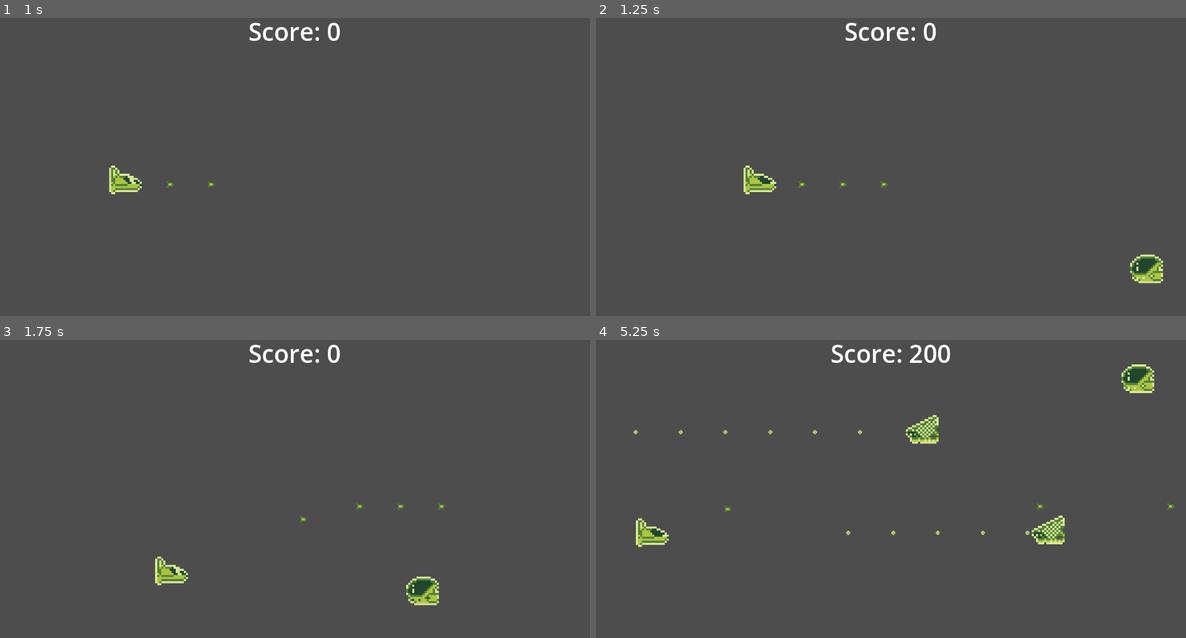
Above: before the commit, frames 1-4 (two rows, left to right).
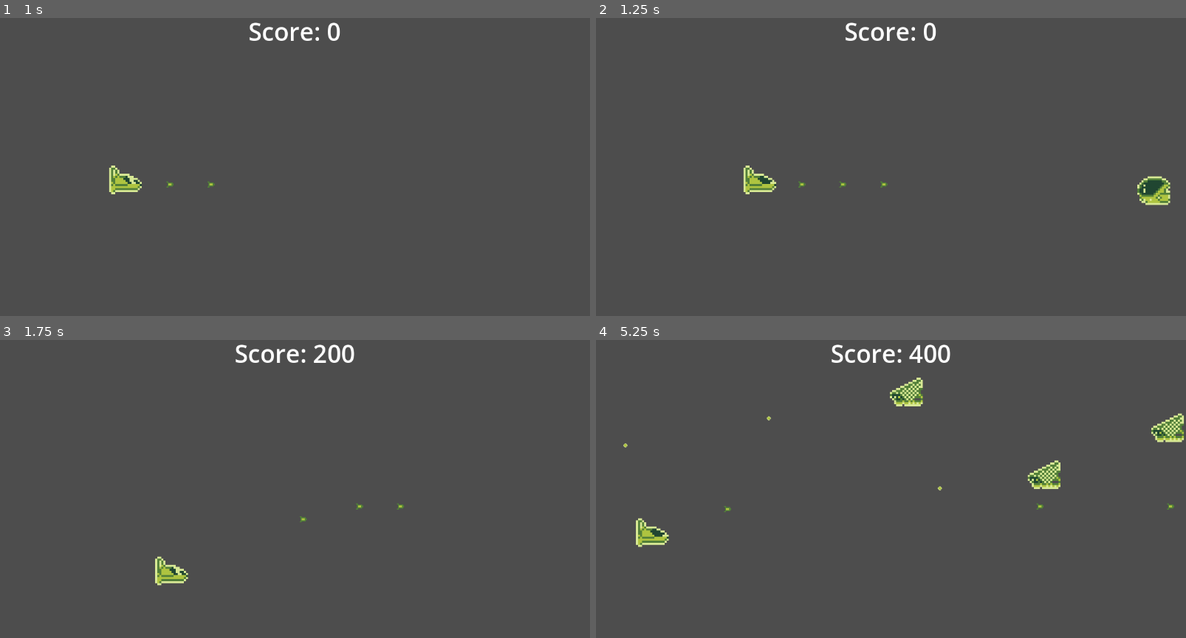
Above: after the commit, the same moments.

Repository: perimeterr/dds-shmup
Game: Godot game, scene res://scenes/game.tscn
Same seed, same stepped clock (60 frames per second), same inputs: the game is played once before the commit and once after it.
Inputs:
- Up to frame 1 (1 s): hold D (right) from 0.53 s (still down); hold Space (shoot) from 0.53 s (still down)
- Up to frame 2 (1.25 s): keep holding D (right); keep holding Space (shoot)
- Up to frame 3 (1.75 s): release D (right) at 1.28 s; release Space (shoot) at 1.28 s; hold S (down) from 1.28 s (still down); tap Space (shoot) at 1.35 s
- Up to frame 4 (5.25 s): release S (down) at 2.03 s; hold D (right) 2.03-2.78 s; hold Space (shoot) 2.03-2.78 s; hold W (up) 2.78-3.53 s; tap Space (shoot) at 2.85, 4.35 s; hold Space (shoot) 3.53-4.28 s; hold A (left) 3.53-5.03 s; hold S (down) from 5.03 s (still down); hold Space (shoot) from 5.03 s (still down)

Frame 1 is identical in both runs. In frame 2, 1.0% of the frame differs, in the area x 90-98%, y 52-90%; in frame 3, 1.1%; in frame 4, 2.6%, in the area x 4-100%, y 1-69%.

Commit message:
modified enemy movement, sin wave

Diff:
--- a/scenes/enemy.tscn
+++ b/scenes/enemy.tscn
@@ -64,10 +64,10 @@
 [node name="BulletSpawn" type="Marker2D" parent="."]
 position = Vector2(-10.25, 0.25)
 
-[node name="AttackSpeed" type="Timer" parent="."]
-wait_time = 0.25
+[node name="AttackSpeedTimer" type="Timer" parent="."]
+wait_time = 0.8
 autostart = true
 
 [connection signal="body_entered" from="." to="." method="_on_body_entered"]
 [connection signal="screen_exited" from="VisibleOnScreenNotifier2D" to="." method="_on_visible_on_screen_notifier_2d_screen_exited"]
-[connection signal="timeout" from="AttackSpeed" to="." method="_on_attack_speed_timeout"]
+[connection signal="timeout" from="AttackSpeedTimer" to="." method="_on_attack_speed_timeout"]
--- a/scenes/enemy2.tscn
+++ b/scenes/enemy2.tscn
@@ -40,7 +40,7 @@
 }]
 
 [node name="Enemy" instance=ExtResource("1_wc7mj")]
-speed = 500
+speed = 600
 hp = 1
 points = 200
 enemy_type = 2
--- a/scenes/enemy_bullet.tscn
+++ b/scenes/enemy_bullet.tscn
@@ -7,6 +7,7 @@
 radius = 4.0
 
 [node name="EnemyBullet" type="Area2D"]
+collision_layer = 4
 script = ExtResource("1_qx7rs")
 
 [node name="Sprite2D" type="Sprite2D" parent="."]
--- a/scripts/enemy.gd
+++ b/scripts/enemy.gd
@@ -3,7 +3,9 @@
 signal killed(points)
 signal enemy_bullet_shot(bullet_scene, location)
 
-@export var speed = 150
+@export var speed = 60
+@export var wave_amplitude = 50
+@export var wave_frequency = 2.0
 @export var hp = 1
 @export var points = 100
 @export var enemy_type = 1
@@ -11,9 +13,19 @@
 @onready var bullet_spawn  = $BulletSpawn
 
 var enemy_bullet_scene = preload("res://scenes/enemy_bullet.tscn")
+var time: float
+var center_y: float
+
+func _ready():
+	center_y = position.y
 
 func _physics_process(delta):
-	global_position.x += -speed * delta
+	if enemy_type == 1:
+		time += delta * wave_frequency
+		position.x -= delta * speed
+		position.y = center_y + sin(time)*wave_amplitude
+	else:
+		position.x -= delta * speed
 
 func die():
 	queue_free()
--- a/scripts/game.gd
+++ b/scripts/game.gd
@@ -33,8 +33,9 @@
 		timer.wait_time = 0.4
 
 	for e in enemy_container.get_children():
-		if e.enemy_type == 1:
-			e.enemy_bullet_shot.connect(_on_player_bullet_shot)
+		if !e.enemy_bullet_shot.is_connected(_on_player_bullet_shot):
+			if e.enemy_type == 1:
+				e.enemy_bullet_shot.connect(_on_player_bullet_shot)
 
 
 func _on_player_bullet_shot(bullet_scene, location):
@@ -44,7 +45,7 @@
 
 func _on_enemy_spawn_timer_timeout() -> void:
 	var e = enemy_scenes.pick_random().instantiate()
-	e.global_position = Vector2(1200,randf_range(50, 600))
+	e.global_position = Vector2(randf_range(1158,1258),randf_range(140,500))
 	e.killed.connect(_on_enemy_killed)
 	enemy_container.add_child(e)
 
--- a/scripts/player.gd
+++ b/scripts/player.gd
@@ -42,3 +42,4 @@
 	hp -= amount
 	if hp <= 0:
 		die()
+	print(hp)
